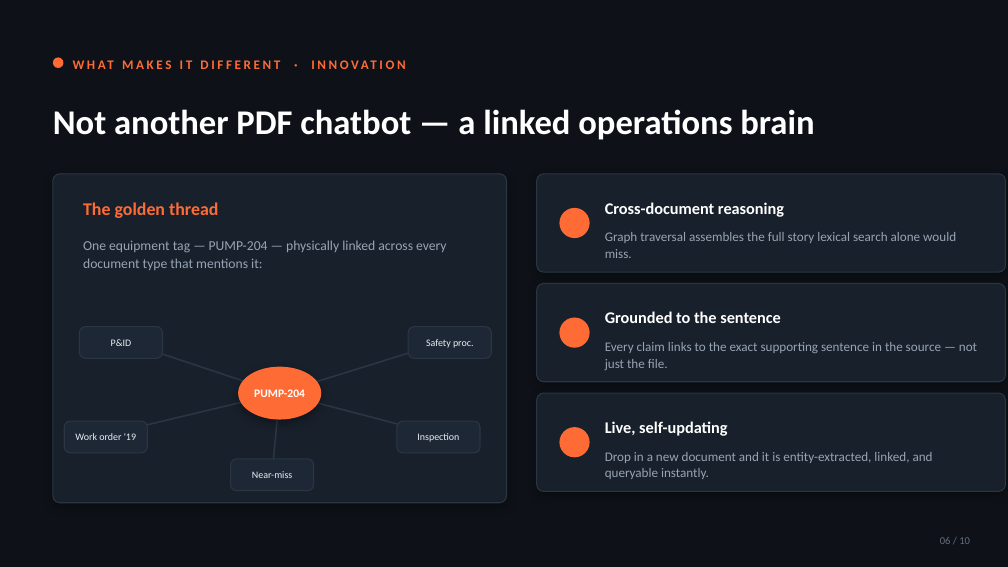
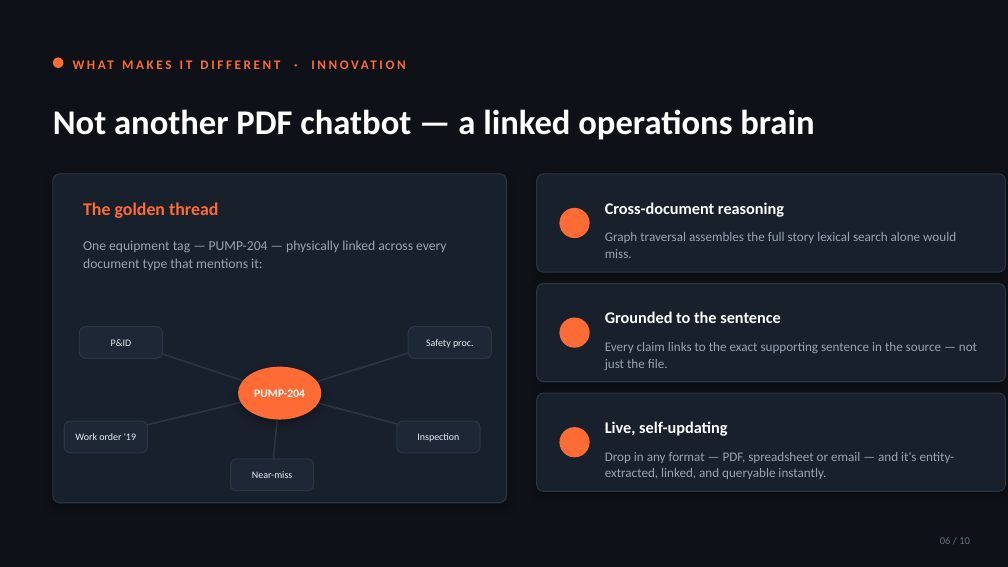
Before and after one commit to raghavendrapatil17/Industrial-Knowledge-Intelligence, a slide deck: slide 6 of ET_AI_Hackathon_IKI.pptx. Drawn at 1008x567 pixels with LibreOffice and Linux fonts; fonts in the diff are those of the drawing. Boxes give left, top, right and bottom in pixels: in the first picture for what was removed or moved away, otherwise in the second. Text is boxed around its words. In the diff, an @@ line names an element or a change of style, - is before the commit and + after.

Commit message:
Final QA pass: update deck + fix full-site review findings
Deck: reflect multi-format ingestion, grounded answers, audit trail.

Backend:
- Fix concurrency race: ask() snapshots index/by_id/graph under lock so a
  live-ingestion reindex can't cause a KeyError 500
- Uploads persist ORIGINAL bytes so xlsx/pdf/eml re-parse correctly after restart
- Spreadsheet parsing handles ragged rows (zip_longest)

Frontend:
- Escape server/ingested-content fields across all render paths (graph tooltip,
  entity ids, doc ids/types, regulation/area, patterns, alerts, RCA) — closes
  defense-in-depth XSS via uploaded documents
- Guard graph label draw + Asset 360 partial responses; global async-error toast

17 tests pass; all 6 views verified; zero console errors.

```diff
--- a/ET_AI_Hackathon_IKI.pptx
+++ b/ET_AI_Hackathon_IKI.pptx
@@ text at (x1=605, y1=452, x2=955, y2=479): text changed @@
-Drop in a new document and it is entity-extracted, linked, and queryable instantly.
+Drop in any format — PDF, spreadsheet or email — and it's entity-extracted, linked, and queryable instantly.
```
Also in this commit, not shown: 2 other slides changed, 6 other files.
